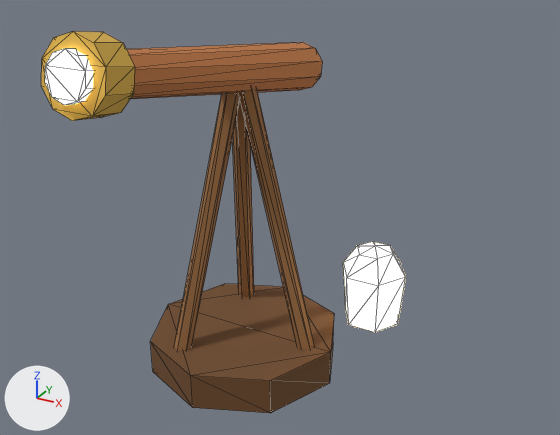
A saved change to the glTF model game/assets/bauten/turm_spaeher_kopf.gltf.
Before and after are seen from a camera (50 mm lens) standing at (1.49, -2.41, 1.9) and looking at (0.29, -0.23, 0.81). The lights are fixed; the arrows at lower left show +X, +Y and +Z. The first picture is the older version. Mesh edges are drawn as thin lines. Vertices at exactly the same position are counted once.

In view in the first picture: 'Kopf_spaeher'.
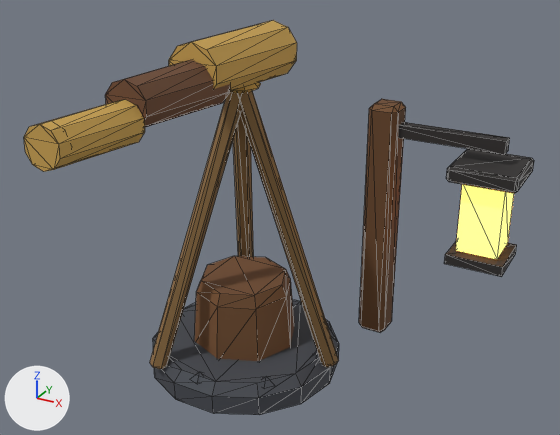
Pixel boxes (x1, y1, x2, y2) of what changed, in the pictures (560 x 435 px; the box of a moved part takes in the faces that stretch with it):
'Kopf_spaeher', reshaped (40% wider): before (41, 31, 406, 413); after (24, 20, 534, 415)
part 1 of me_kopf_spaeher, moved or reshaped: before (240, 88, 314, 349); after (240, 91, 339, 367)
part 2 of me_kopf_spaeher, moved or reshaped: before (232, 102, 254, 297); after (233, 115, 254, 257)
part 3 of me_kopf_spaeher, moved or reshaped: before (174, 93, 240, 351); after (150, 92, 240, 369)
part 4 of me_kopf_spaeher, added: after (398, 122, 510, 154)
part 5 of me_kopf_spaeher, added: after (444, 242, 517, 277)
part 6 of me_kopf_spaeher, added: after (455, 184, 514, 260)
part 7 of me_kopf_spaeher, deleted (orange): before (41, 31, 135, 121)
part 8 of me_kopf_spaeher, deleted: before (45, 48, 93, 105)
part 9 of me_kopf_spaeher, deleted: before (343, 242, 406, 332)
part 10 of me_kopf_spaeher, reshaped: before (150, 284, 334, 413); after (153, 99, 406, 415)
part 11 of me_kopf_spaeher, built on: before (126, 42, 322, 99); after (24, 20, 297, 172)
part 12 of me_kopf_spaeher, added: after (446, 149, 534, 193)

Diff of the bpy script that builds the scene:
```diff
--- a/game/assets/bauten/turm_spaeher_kopf.gltf.py
+++ b/game/assets/bauten/turm_spaeher_kopf.gltf.py
@@ mat_kopf_spaeherleuchten @@
+mat_kopf_spaeherleuchten = bpy.data.materials.new('Kopf_spaeherLeuchten')
+mat_kopf_spaeherleuchten.use_nodes = True; mat_kopf_spaeherleuchten.node_tree.nodes.clear()
+_N = mat_kopf_spaeherleuchten.node_tree.nodes; _L = mat_kopf_spaeherleuchten.node_tree.links
+n0 = _N.new('ShaderNodeBsdfPrincipled'); n0.name = 'Principled BSDF'
+n0.inputs[27].default_value = (1.0, 0.434, 0.0802, 1.0)  # 'Emission Color', orange #ffb050
+n0.inputs[28].default_value = 2.2  # 'Emission Strength'
+n1 = _N.new('ShaderNodeOutputMaterial'); n1.name = 'Material Output'
+n2 = _N.new('ShaderNodeVertexColor'); n2.name = 'Color Attribute'
+_L.new(n0.outputs[0], n1.inputs[0])  # 'BSDF' to 'Surface'
+_L.new(n2.outputs[0], n0.inputs[0])  # 'Color' to 'Base Color'
@@ mat_vorkommen @@
+mat_vorkommen = bpy.data.materials.new('Vorkommen')
+mat_vorkommen.use_nodes = True; mat_vorkommen.node_tree.nodes.clear()
+_N = mat_vorkommen.node_tree.nodes; _L = mat_vorkommen.node_tree.links
+n0 = _N.new('ShaderNodeBsdfPrincipled'); n0.name = 'Principled BSDF'
+n0.inputs[2].default_value = 0.85  # 'Roughness'
+n1 = _N.new('ShaderNodeOutputMaterial'); n1.name = 'Material Output'
+n2 = _N.new('ShaderNodeVertexColor'); n2.name = 'Color Attribute'
+_L.new(n0.outputs[0], n1.inputs[0])  # 'BSDF' to 'Surface'
+_L.new(n2.outputs[0], n0.inputs[0])  # 'Color' to 'Base Color'
@@ me_kopf_spaeher @@
-me_kopf_spaeher.from_pydata(...)  # 132 vertices, 232 faces; spans x -0.4..0.59, y -0.9..0.51, z 0.0..1.52
-me_kopf_spaeher.materials.append(mat_burg)
-me_kopf_spaeher.materials.append(mat_kopf_spaeherglas)
+me_kopf_spaeher.from_pydata(...)  # 310 vertices, 528 faces; spans x -0.4..1.0, y -1.0..0.48, z 0.0..1.4
+# me_kopf_spaeher part 1: the loose piece of 12 vertices spanning x -0.02..0.33, y -0.04..0.04, z 0.09..1.27 is turned -6 degrees about the y axis through its middle and scaled by 0.975, then moved by (0.05, 0.0, -0.03), in mat_vorkommen
+# me_kopf_spaeher part 2: the loose piece of 12 vertices spanning x -0.18..0.02, y -0.03..0.29, z 0.09..1.27 is multiplied about its middle by the matrix ((0.974, -0.01, 0.05), (0.015, 0.971, -0.089), (-0.049, 0.09, 0.97)), then moved by (-0.02, 0.04, -0.03), in mat_vorkommen
+# me_kopf_spaeher part 3: the loose piece of 12 vertices spanning x -0.18..0.02, y -0.29..0.03, z 0.09..1.27 is multiplied about its middle by the matrix ((0.974, 0.01, 0.05), (-0.015, 0.971, 0.089), (-0.049, -0.09, 0.97)), then moved by (-0.02, -0.04, -0.03), in mat_vorkommen
+# me_kopf_spaeher part 4: a new loose piece, a box spanning x 0.42..0.92, y 0.325..0.375, z 0.975..1.025, in mat_vorkommen
+# me_kopf_spaeher part 5: a new loose piece, a box spanning x 0.76..0.98, y 0.24..0.46, z 0.53..0.57, in mat_vorkommen
+# me_kopf_spaeher part 6: a new loose piece, a box spanning x 0.79..0.95, y 0.27..0.43, z 0.58..0.86, in mat_kopf_spaeherleuchten
+# me_kopf_spaeher part 7: the loose piece of 20 vertices spanning x -0.11..0.11, y -0.88..-0.72, z 1.26..1.52 is deleted
+# me_kopf_spaeher part 8: the loose piece of 20 vertices spanning x -0.07..0.07, y -0.9..-0.83, z 1.33..1.48 is deleted
+# me_kopf_spaeher part 9: the loose piece of 20 vertices spanning x 0.31..0.59, y 0.18..0.42, z 0.15..0.51 is deleted
+# me_kopf_spaeher part 10: 14 vertices removed from x -0.4..0.4, y -0.4..0.4, z 0.0..0.15; 144 vertices added at x -0.4..0.51, y -0.39..0.41, z 0.0..1.1
+# me_kopf_spaeher part 11: 20 vertices removed from x -0.1..0.1, y -0.8..0.51, z 1.06..1.46; 70 vertices added at x -0.1..0.1, y -1.0..0.25, z 1.15..1.4
+# me_kopf_spaeher part 12: 24 vertices added at x 0.74..1.0, y 0.22..0.48, z 0.87..0.93
+# other edits to the shape of me_kopf_spaeher do not show in these pictures
+me_kopf_spaeher.materials.append(mat_vorkommen)
+me_kopf_spaeher.materials.append(mat_kopf_spaeherleuchten)
```
